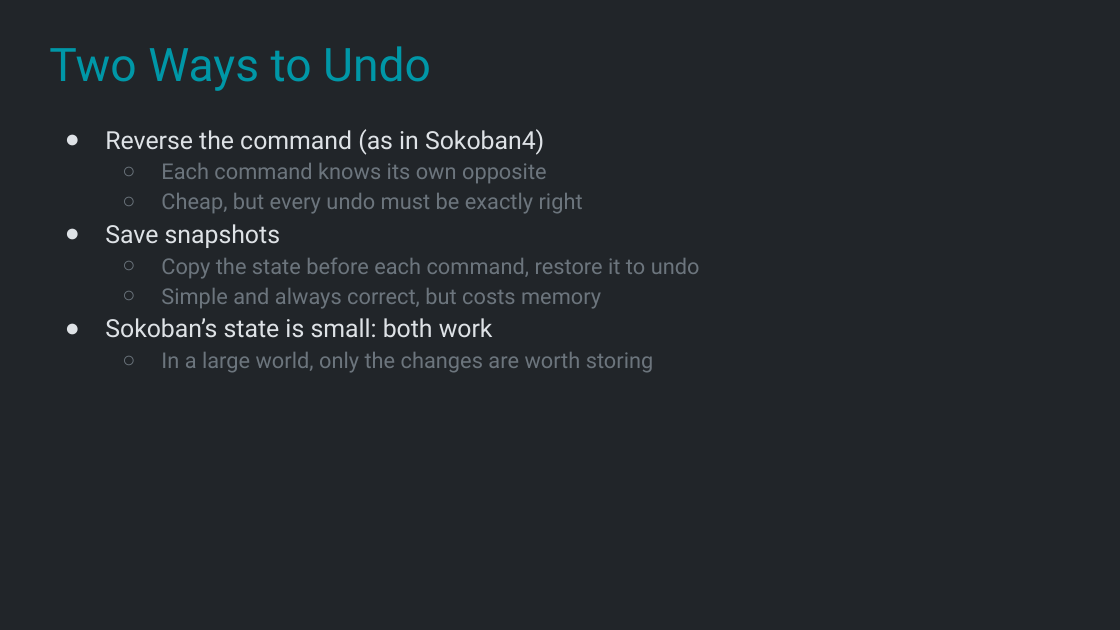
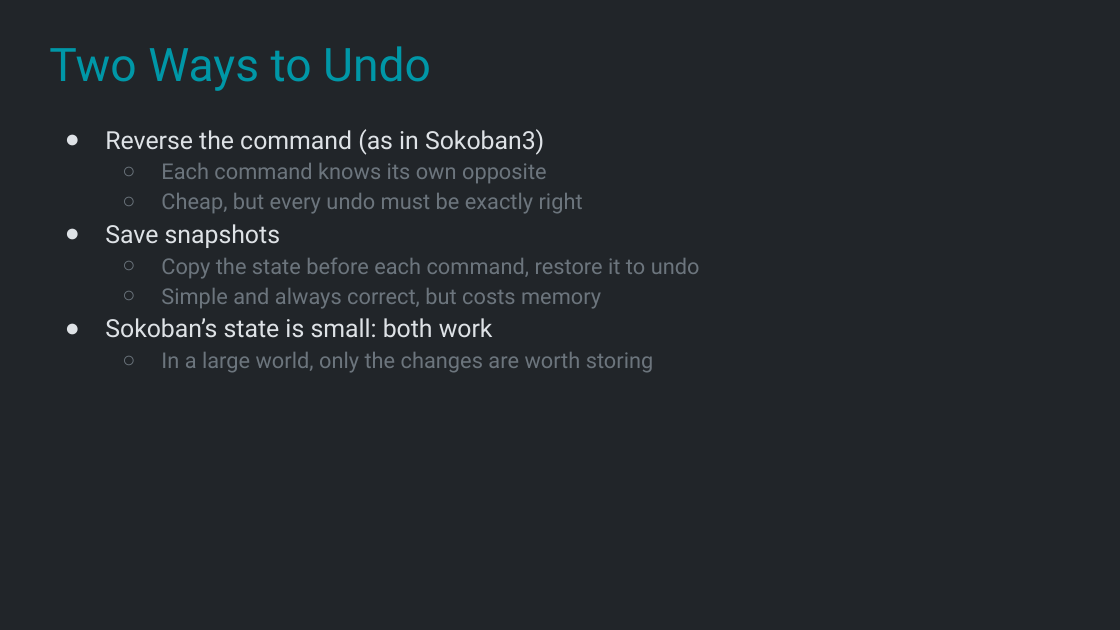
Before and after one commit to Metamate/gar, a slide deck: slide 27 of slides/04 Sokoban.pptx (slide 23 before the commit). Drawn at 1120x630 pixels with LibreOffice and Linux fonts; fonts in the diff are those of the drawing. Boxes give left, top, right and bottom in pixels: in the first picture for what was removed or moved away, otherwise in the second. Text is boxed around its words. In the diff, an @@ line names an element or a change of style, - is before the commit and + after.

```diff
--- a/slides/04 Sokoban.pptx
+++ b/slides/04 Sokoban.pptx
@@ text at <box>105,129,544,155</box>: text changed @@
-● Reverse the command (as in Sokoban4)
+● Reverse the command (as in Sokoban3)
```
Also in this commit, not shown: 8 other slides changed, 4 slides added, 1 other file.
